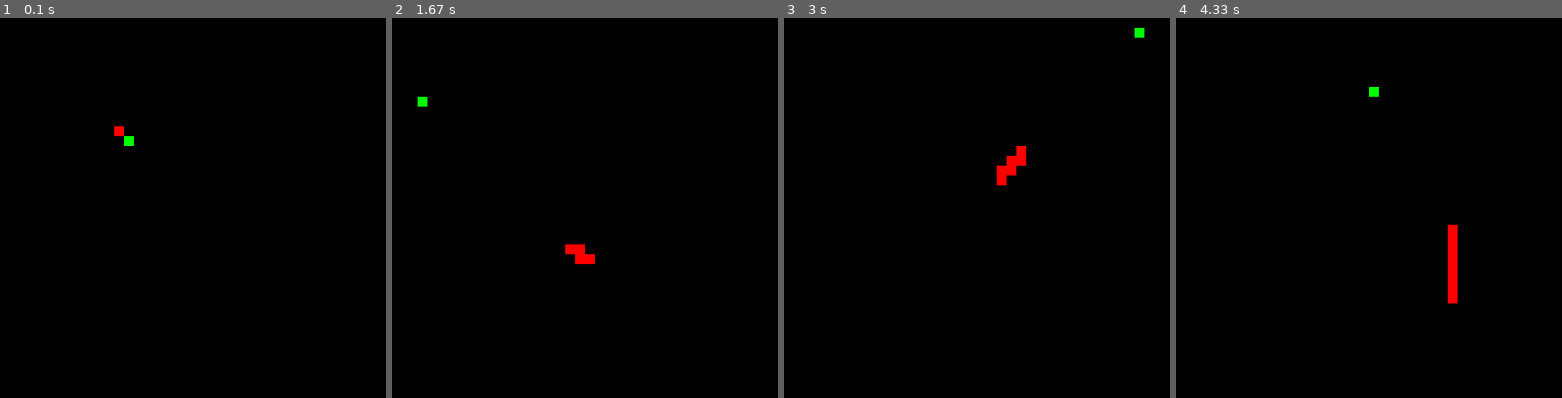
Above: before the commit, frames 1-4 (left to right).
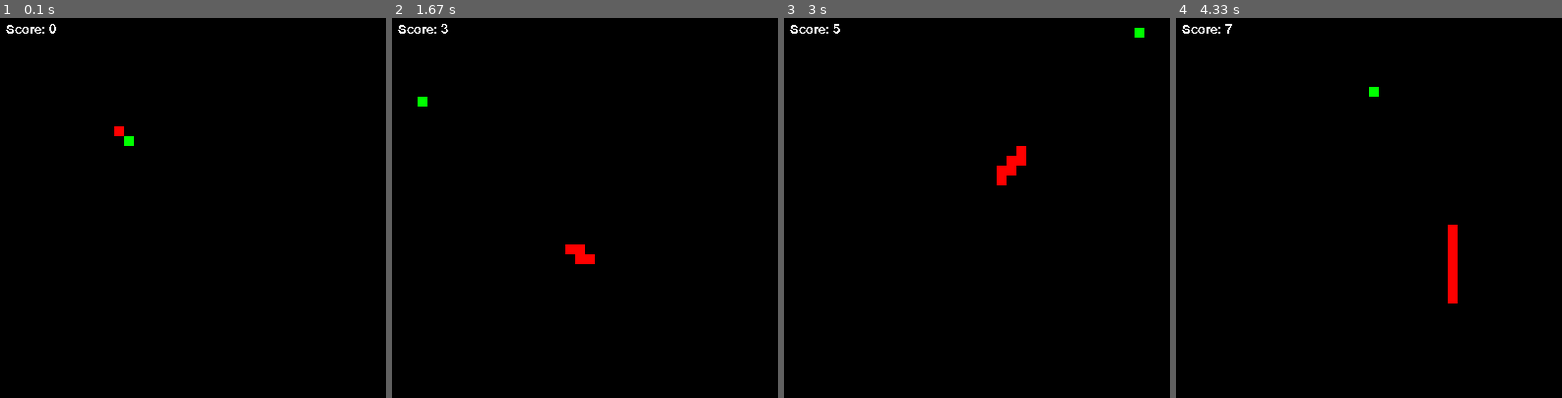
Above: after the commit, the same moments.

Repository: Dpbm/snake-ai
Game: pygame game, started from pygame-qubo-test/main.py
Two runs of this game, one before a commit and one after it. Both use one fixed random seed, a clock stepped at 60 frames per second and the inputs below.
Inputs:
- Up to frame 1 (0.1 s): no input
- Up to frame 2 (1.67 s): no input
- Up to frame 3 (3 s): no input
- Up to frame 4 (4.33 s): no input

The runs differ from the first frame. In frame 1, 0.1% of the frame differs, in the area x 1-15%, y 1-5%; in frame 2, 0.1%; in frame 3, 0.1%; in frame 4, 0.1%.

Commit message:
added text

Diff:
--- a/pygame-qubo-test/elements/board.py
+++ b/pygame-qubo-test/elements/board.py
@@ -32,6 +32,10 @@
     def width(self):
         return self._w
 
+    @property
+    def score(self):
+        return self._player.score
+
     def step(self):
         self._player.move(self._h, self._w, self._food.x, self._food.y)
 
--- a/pygame-qubo-test/elements/player.py
+++ b/pygame-qubo-test/elements/player.py
@@ -1,4 +1,4 @@
-from random import choice, randint
+from random import choice
 import numpy as np
 from copy import deepcopy
 from .position import Position
--- a/pygame-qubo-test/main.py
+++ b/pygame-qubo-test/main.py
@@ -1,9 +1,8 @@
 import pygame
 from elements.board import Board
-from elements.player import Player
-from elements.food import Food
 
 pygame.init()
+pygame.font.init()
 
 CELL_SIDE = 10
 
@@ -20,6 +19,8 @@
 
 running = True
 
+font = pygame.font.SysFont("../assets/pressstart.ttf", 20)
+
 while running:
     for event in pygame.event.get():
         if event.type == pygame.QUIT:
@@ -27,14 +28,18 @@
 
     board.step()
     board.draw(screen, CELL_SIDE)
+
+    score_text = font.render(f'Score: {board.score}', False, (255,255,255))
+
+    screen.blit(score_text, (10, 5))
     pygame.display.flip()
 
     clock.tick(60)
-
 
     if(board.game_over()):
         print("[!] game over")
         running = False
 
 
+
 pygame.quit()
--- a/pygame-qubo-test/qubo.py
+++ b/pygame-qubo-test/qubo.py
@@ -21,5 +21,5 @@
         results[str_comb] = result
     min_key = min(results, key=results.get)
 
-    #print(f'[*] QUBO result: {min_key} {results[min_key]}')
+    print(f'[*] QUBO result: {min_key} {results[min_key]}')
     return min_key
